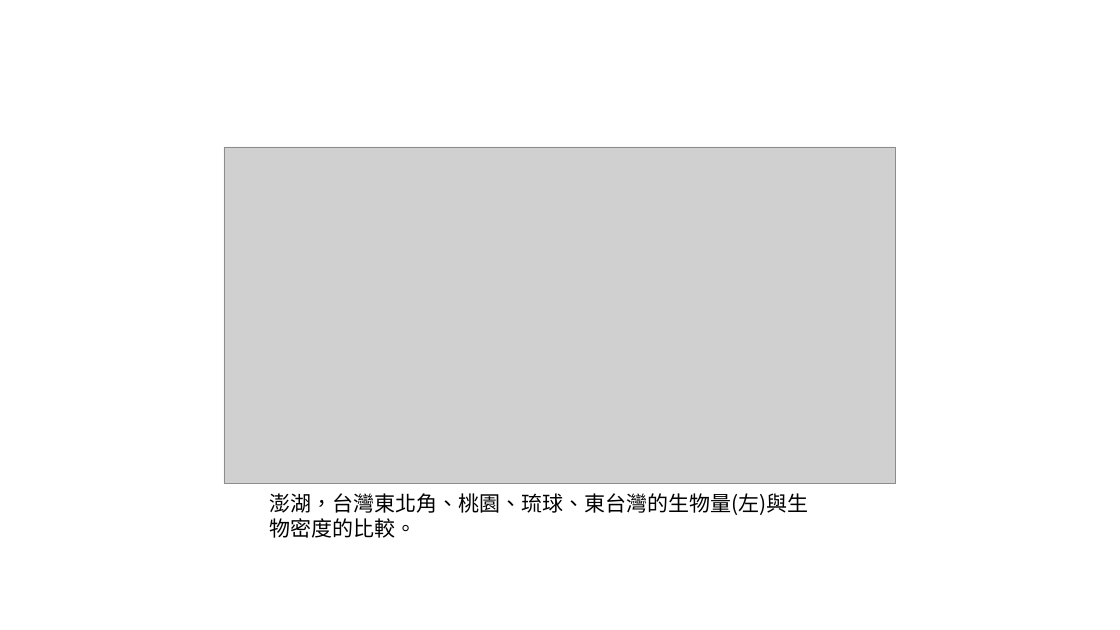
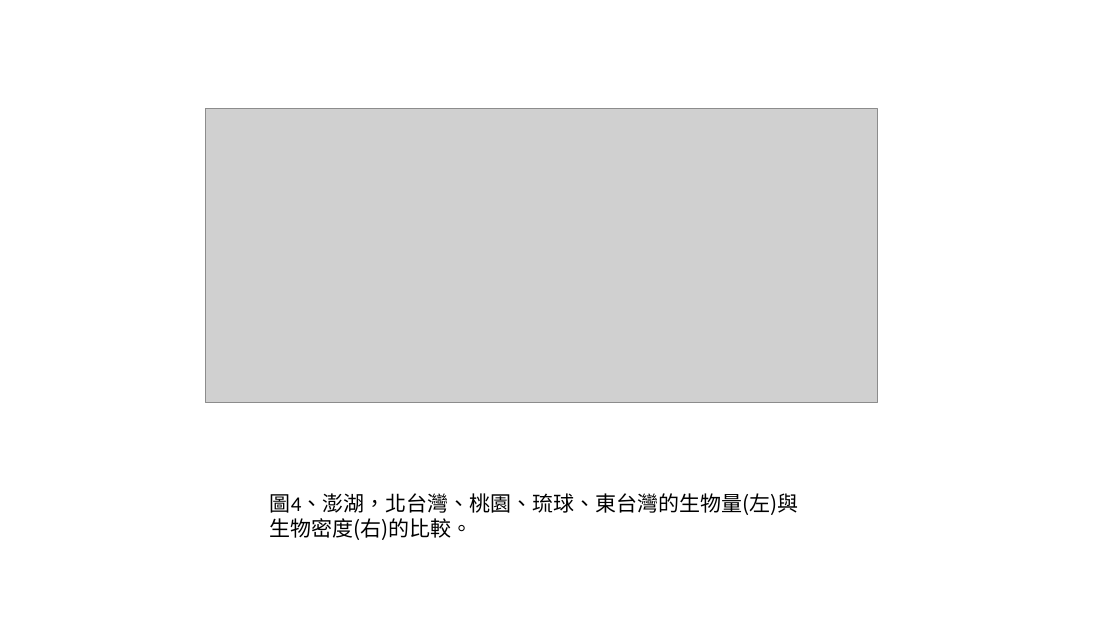
Before and after one commit to chenyenting1998/2022_OCA_midterm, a slide deck: slide 4 of report/figure.pptx. Drawn at 1120x630 pixels with LibreOffice and Linux fonts; fonts in the diff are those of the drawing; grey boxes stand for pictures. Boxes give left, top, right and bottom in pixels: in the first picture for what was removed or moved away, otherwise in the second. Text is boxed around its words. In the diff, an @@ line names an element or a change of style, - is before the commit and + after.

```diff
--- a/report/figure.pptx
+++ b/report/figure.pptx
@@ picture: place and size @@
-picture at [224,147,897,483]
+picture at [206,108,878,402]
@@ text at [270,493,799,540]: text changed @@
-澎湖，台灣東北角、桃園、琉球、東台灣的生物量(左)與生物密度的比較。
+圖4、澎湖，北台灣、桃園、琉球、東台灣的生物量(左)與生物密度(右)的比較。
```
Also in this commit, not shown: 3 other slides changed, 4 slides added, 4 slides removed, 1 other file.
